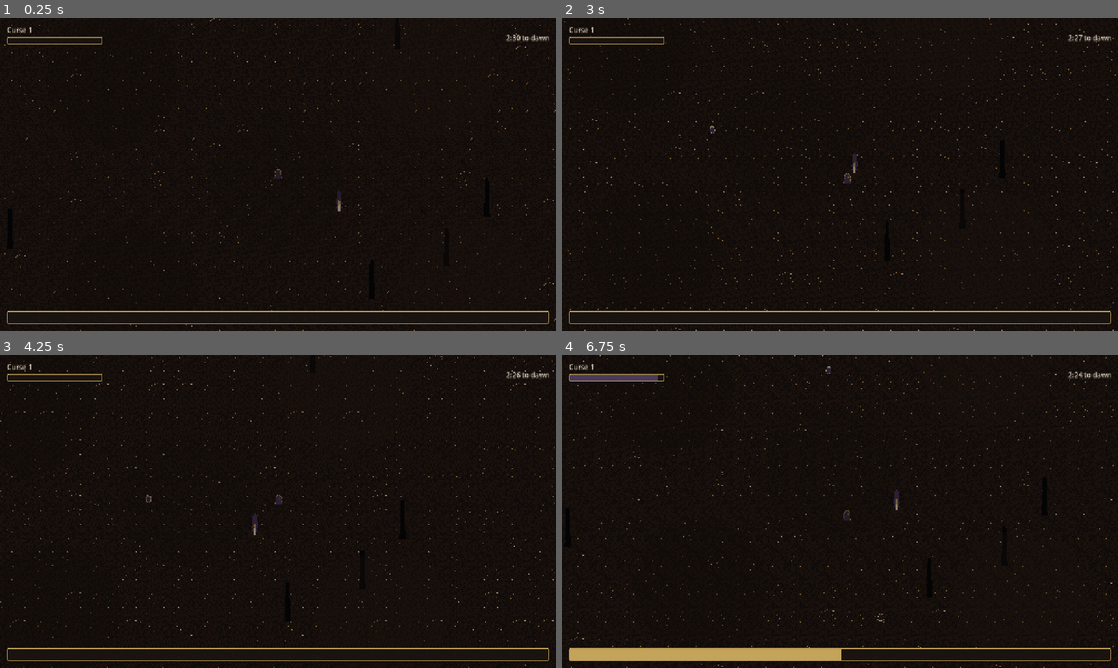
Above: before the commit, frames 1-4 (two rows, left to right).
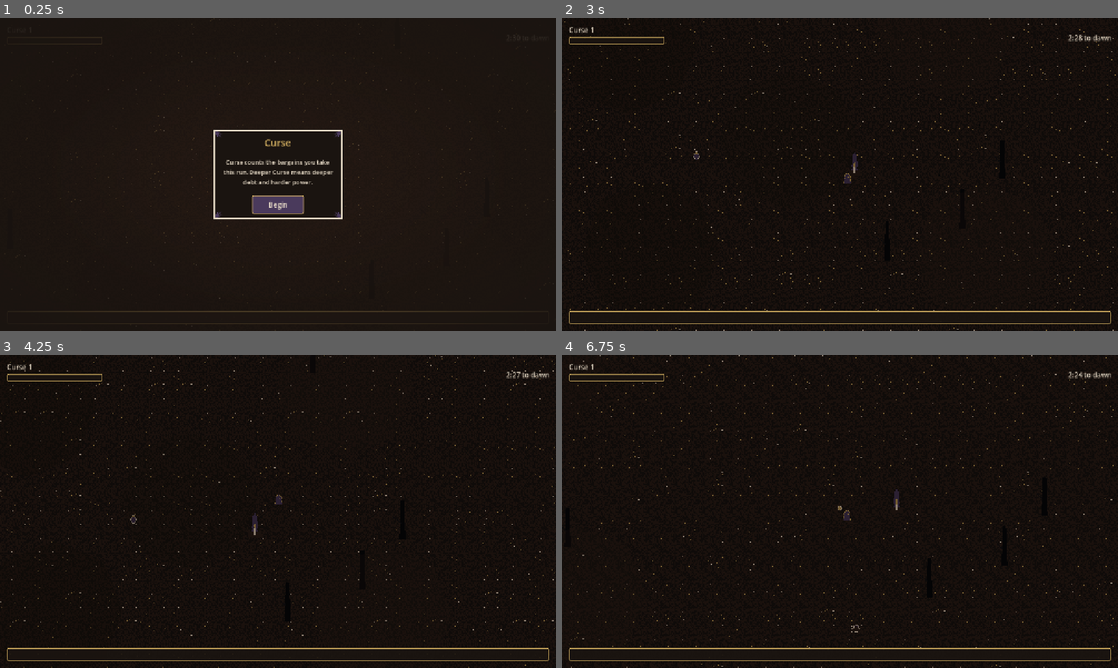
Above: after the commit, the same moments.

Repository: amzer24/sealed-chapel
Game: Godot game, scene res://scenes/main/Main.tscn
Same seed, same stepped clock (60 frames per second), same inputs: the game is played once before the commit and once after it.
Inputs (mouse positions are in pixels of both pictures, inside the frame that each line leads up to):
- Up to frame 1 (0.25 s): no input
- Up to frame 2 (3 s): click (840, 205) at 0.5 s, where only the run after the commit has a clickable "Begin"; tap Enter at 1.25 s; move the mouse to (962, 158) at 1.27 s; hold D 1.28-2.03 s; move the mouse to (728, 190) at 2.02 s; hold S 2.03-2.78 s; move the mouse to (895, 105) at 2.77 s; hold D from 2.78 s (still down)
- Up to frame 3 (4.25 s): move the mouse to (250, 574) at 3.52 s; release D at 3.53 s; hold W from 3.53 s (still down)
- Up to frame 4 (6.75 s): move the mouse to (1006, 558) at 4.27 s; release W at 4.28 s; hold A 4.28-5.78 s; move the mouse to (673, 464) at 5.02 s; move the mouse to (867, 511) at 5.77 s; hold S 5.78-6.53 s; move the mouse to (756, 433) at 6.52 s; hold D from 6.53 s (still down)

The runs differ from the first frame. In frame 1, 3.0% of the frame differs, in the area x 0-100%, y 0-100%; in frame 2, less than 0.1%; in frame 3, less than 0.1%; in frame 4, 2.3%.

Commit message:
UI: add one-shot Curse intro card before the player's first run
New CurseIntro.gd + CurseIntro.tscn: a diegetic card (bone outline /
soot fill / bruise thorn corners, reusing the bargain card's
NinePatchRect frame) explains what the HUD's Curse counter means
before the player's very first run. Title/body/Begin CTA use the new
locked Copy.CURSE_INTRO_* constants. The card sits over the same
rot-wash-under-soot-vignette backdrop as BargainModal/EndPanel and
pauses the tree in _ready() exactly the way BargainModal pauses it
mid-run, so no waves spawn and the survive timer doesn't tick until
Begin is pressed. Begin is styled bone-on-bruise to read as a distinct
CTA from the soot-styled UITheme buttons elsewhere.

Shows at most once per save: a seen_curse_intro flag persists to a
small ConfigFile at user://save.cfg, so Main.tscn (which now also
instances CurseIntro) skips straight into the roam on every later
boot.

Co-authored-by: Lee Leckenby <amzer24@users.noreply.github.com>

Diff:
--- a/scenes/main/Main.tscn
+++ b/scenes/main/Main.tscn
@@ -1,9 +1,10 @@
-[gd_scene load_steps=5 format=3]
+[gd_scene load_steps=6 format=3]
 
 [ext_resource type="PackedScene" path="res://scenes/world/World.tscn" id="1"]
 [ext_resource type="PackedScene" path="res://scenes/ui/HUD.tscn" id="2"]
 [ext_resource type="PackedScene" path="res://scenes/ui/BargainModal.tscn" id="3"]
 [ext_resource type="PackedScene" path="res://scenes/ui/EndPanel.tscn" id="4"]
+[ext_resource type="PackedScene" path="res://scenes/ui/CurseIntro.tscn" id="5"]
 
 [node name="Main" type="Node2D"]
 
@@ -14,3 +15,5 @@
 [node name="BargainModal" parent="." instance=ExtResource("3")]
 
 [node name="EndPanel" parent="." instance=ExtResource("4")]
+
+[node name="CurseIntro" parent="." instance=ExtResource("5")]
--- /dev/null
+++ b/scenes/ui/CurseIntro.tscn
@@ -0,0 +1,128 @@
+[gd_scene load_steps=6 format=3]
+
+[ext_resource type="Script" path="res://scripts/ui/CurseIntro.gd" id="1"]
+[ext_resource type="Texture2D" path="res://assets/ui/bargain_card_frame.png" id="2"]
+
+[sub_resource type="Gradient" id="Gradient_1"]
+offsets = PackedFloat32Array(0, 0.6, 1)
+colors = PackedColorArray(0.176471, 0.121569, 0.094118, 0.3, 0.101961, 0.078431, 0.062745, 0.55, 0.101961, 0.078431, 0.062745, 0.94)
+
+[sub_resource type="GradientTexture2D" id="GradientTexture2D_1"]
+gradient = SubResource("Gradient_1")
+width = 128
+height = 128
+fill = 1
+fill_from = Vector2(0.5, 0.5)
+fill_to = Vector2(1, 1)
+
+[sub_resource type="StyleBoxFlat" id="StyleBoxFlat_1"]
+bg_color = Color(0.290196, 0.227451, 0.360784, 1)
+border_color = Color(0.768627, 0.639216, 0.352941, 1)
+border_width_left = 2
+border_width_top = 2
+border_width_right = 2
+border_width_bottom = 2
+corner_radius_top_left = 3
+corner_radius_top_right = 3
+corner_radius_bottom_right = 3
+corner_radius_bottom_left = 3
+content_margin_left = 14
+content_margin_right = 14
+content_margin_top = 10
+content_margin_bottom = 10
+
+[sub_resource type="StyleBoxFlat" id="StyleBoxFlat_2"]
+bg_color = Color(0.768627, 0.639216, 0.352941, 1)
+border_color = Color(0.909804, 0.862745, 0.784314, 1)
+border_width_left = 2
+border_width_top = 2
+border_width_right = 2
+border_width_bottom = 2
+corner_radius_top_left = 3
+corner_radius_top_right = 3
+corner_radius_bottom_right = 3
+corner_radius_bottom_left = 3
+content_margin_left = 14
+content_margin_right = 14
+content_margin_top = 10
+content_margin_bottom = 10
+
+[node name="CurseIntro" type="CanvasLayer"]
+layer = 30
+process_mode = 3
+script = ExtResource("1")
+visible = false
+
+[node name="Root" type="Control" parent="."]
+anchor_right = 1.0
+anchor_bottom = 1.0
+mouse_filter = 2
+
+[node name="Dim" type="ColorRect" parent="Root"]
+anchor_right = 1.0
+anchor_bottom = 1.0
+mouse_filter = 1
+color = Color(0.176471, 0.121569, 0.094118, 0.4)
+
+[node name="Vignette" type="TextureRect" parent="Root"]
+anchor_right = 1.0
+anchor_bottom = 1.0
+mouse_filter = 1
+texture = SubResource("GradientTexture2D_1")
+expand_mode = 1
+stretch_mode = 0
+
+[node name="CenterContainer" type="CenterContainer" parent="Root"]
+anchor_right = 1.0
+anchor_bottom = 1.0
+mouse_filter = 2
+
+[node name="Frame" type="NinePatchRect" parent="Root/CenterContainer"]
+custom_minimum_size = Vector2(300, 210)
+texture = ExtResource("2")
+patch_margin_left = 24
+patch_margin_top = 24
+patch_margin_right = 24
+patch_margin_bottom = 24
+
+[node name="Margin" type="MarginContainer" parent="Root/CenterContainer/Frame"]
+layout_mode = 1
+anchor_right = 1.0
+anchor_bottom = 1.0
+theme_override_constants/margin_left = 20
+theme_override_constants/margin_top = 16
+theme_override_constants/margin_right = 20
+theme_override_constants/margin_bottom = 14
+
+[node name="VBox" type="VBoxContainer" parent="Root/CenterContainer/Frame/Margin"]
+layout_mode = 2
+theme_override_constants/separation = 8
+
+[node name="Title" type="Label" parent="Root/CenterContainer/Frame/Margin/VBox"]
+layout_mode = 2
+theme_override_font_sizes/font_size = 22
+theme_override_colors/font_color = Color(0.768627, 0.639216, 0.352941, 1)
+horizontal_alignment = 1
+text = "Curse"
+
+[node name="Body" type="Label" parent="Root/CenterContainer/Frame/Margin/VBox"]
+layout_mode = 2
+size_flags_vertical = 3
+theme_override_font_sizes/font_size = 14
+autowrap_mode = 2
+horizontal_alignment = 1
+vertical_alignment = 1
+text = "Curse counts the bargains you take this run. Deeper Curse means deeper debt and harder power."
+
+[node name="BeginButton" type="Button" parent="Root/CenterContainer/Frame/Margin/VBox"]
+custom_minimum_size = Vector2(120, 36)
+layout_mode = 2
+size_flags_horizontal = 4
+theme_override_styles/normal = SubResource("StyleBoxFlat_1")
+theme_override_styles/hover = SubResource("StyleBoxFlat_2")
+theme_override_styles/pressed = SubResource("StyleBoxFlat_1")
+theme_override_styles/focus = SubResource("StyleBoxFlat_1")
+theme_override_colors/font_color = Color(0.909804, 0.862745, 0.784314, 1)
+theme_override_colors/font_hover_color = Color(0.101961, 0.078431, 0.062745, 1)
+theme_override_colors/font_pressed_color = Color(0.909804, 0.862745, 0.784314, 1)
+text = "Begin"
--- /dev/null
+++ b/scripts/ui/CurseIntro.gd
@@ -0,0 +1,54 @@
+extends CanvasLayer
+
+## One-shot diegetic card that explains "Curse" (the HUD's level counter)
+## before the player's very first run. Shown at most once per save --
+## `_has_seen_intro`/`_mark_seen` persist a flag in a small `ConfigFile`
+## under `user://`, so every later boot skips straight into the roam.
+##
+## While showing, this pauses the whole tree exactly the way `BargainModal`
+## pauses it mid-run: nothing in `World`/`Game` ticks (waves don't spawn,
+## the survive timer doesn't advance) until the player dismisses the card
+## with Begin. `process_mode` is `ALWAYS` so this layer's own button still
+## works while the tree is paused.
+
+const SAVE_PATH := "user://save.cfg"
+const SAVE_SECTION := "progress"
+const SAVE_KEY_SEEN := "seen_curse_intro"
+
+@onready var root: Control = $Root
+@onready var title_label: Label = $Root/CenterContainer/Frame/Margin/VBox/Title
+@onready var body_label: Label = $Root/CenterContainer/Frame/Margin/VBox/Body
+@onready var begin_button: Button = $Root/CenterContainer/Frame/Margin/VBox/BeginButton
+
+func _ready() -> void:
+	root.theme = UITheme.theme
+	title_label.text = Copy.CURSE_INTRO_TITLE
+	body_label.text = Copy.CURSE_INTRO_BODY
+	begin_button.text = Copy.CURSE_INTRO_CTA
+	begin_button.pressed.connect(_on_begin_pressed)
+
+	if _has_seen_intro():
+		visible = false
+		return
+
+	visible = true
+	get_tree().paused = true
+
+func _has_seen_intro() -> bool:
+	var config := ConfigFile.new()
+	if config.load(SAVE_PATH) != OK:
+		return false
+	return config.get_value(SAVE_SECTION, SAVE_KEY_SEEN, false)
+
+func _mark_seen() -> void:
+	var config := ConfigFile.new()
+	# Load first (a missing/fresh save just fails quietly) so a later
+	# save-system pass adding other keys to the same file isn't clobbered.
+	config.load(SAVE_PATH)
+	config.set_value(SAVE_SECTION, SAVE_KEY_SEEN, true)
+	config.save(SAVE_PATH)
+
+func _on_begin_pressed() -> void:
+	_mark_seen()
+	visible = false
+	get_tree().paused = false
